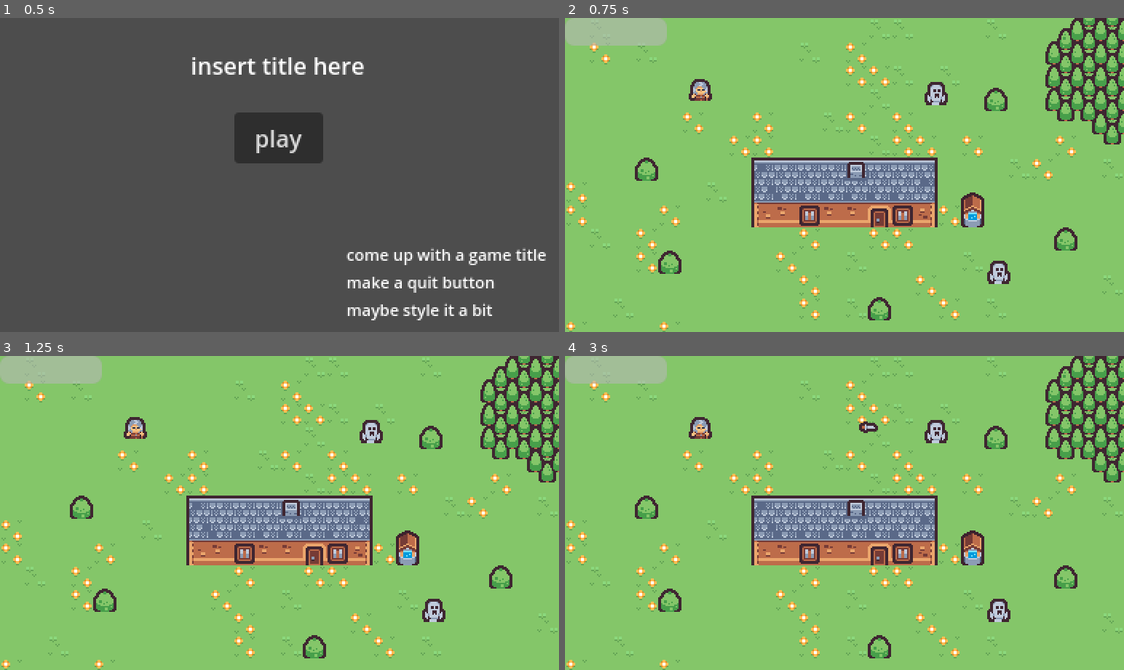
Above: before the commit, frames 1-4 (two rows, left to right).
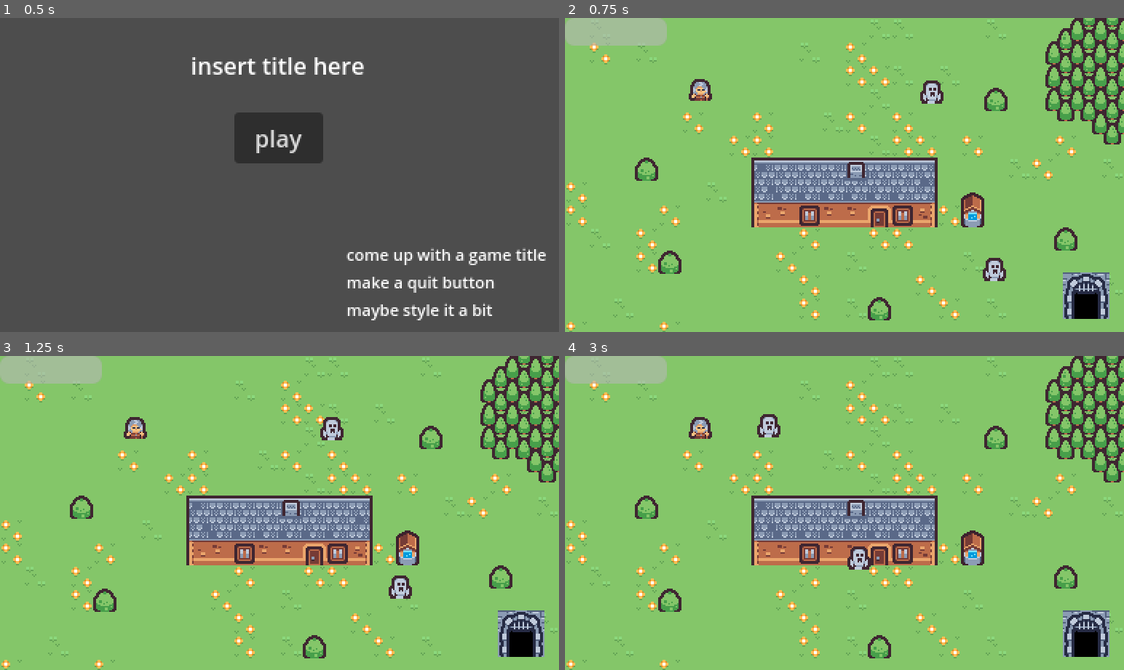
Above: after the commit, the same moments.

Repository: ElerosVecchio/godotintroworkshop
Game: Godot game, scene res://Scenes/mainmenu.tscn
The game is run twice, just before and just after one commit, with the same random seed, the same clock (stepped at 60 frames per second) and the same inputs. Sound files missing from this copy of the repository are replaced by a short silence.
Inputs:
- Up to frame 1 (0.5 s): no input
- Up to frame 2 (0.75 s): click "play" at 0.5 s
- Up to frame 3 (1.25 s): no input
- Up to frame 4 (3 s): tap Enter at 1.25 s; hold Right (attack_right) 1.28-2.03 s; hold Down (attack_down) 2.03-2.78 s; hold Right (attack_right) from 2.78 s (still down)

Frame 1 is identical in both runs. In frame 2, 1.8% of the frame differs, in the area x 63-98%, y 19-96%; in frame 3, 2.3%; in frame 4, 2.4%, in the area x 34-98%, y 18-96%.
Error after the commit: Parse Error: Expected indented block after function declaration. (res://Scripts/exit.gd:5)

Commit message:
final?

Diff:
--- /dev/null
+++ b/Scenes/exit.tscn
@@ -0,0 +1,31 @@
+[gd_scene load_steps=4 format=3 uid="uid://t7siwxnhfyqj"]
+
+[ext_resource type="Texture2D" uid="uid://cgr3bgvpl72tc" path="res://Assets/town_tiles.png" id="1_6yl4f"]
+[ext_resource type="Script" path="res://Scripts/exit.gd" id="1_q4p7i"]
+
+[sub_resource type="RectangleShape2D" id="RectangleShape2D_7xdif"]
+
+[node name="exit" type="Node2D"]
+script = ExtResource("1_q4p7i")
+
+[node name="ColorRect" type="ColorRect" parent="."]
+offset_left = -16.0
+offset_top = -16.0
+offset_right = 16.0
+offset_bottom = 16.0
+color = Color(0, 0, 0, 1)
+
+[node name="Sprite2D" type="Sprite2D" parent="."]
+texture = ExtResource("1_6yl4f")
+region_enabled = true
+region_rect = Rect2(48, 144, 32, 32)
+
+[node name="Area2D" type="Area2D" parent="."]
+collision_layer = 128
+collision_mask = 2
+
+[node name="CollisionShape2D" type="CollisionShape2D" parent="Area2D"]
+position = Vector2(0, 6)
+shape = SubResource("RectangleShape2D_7xdif")
+
+[connection signal="body_entered" from="Area2D" to="." method="_on_area_2d_body_entered"]
--- a/Scenes/ghost.tscn
+++ b/Scenes/ghost.tscn
@@ -1,12 +1,56 @@
-[gd_scene load_steps=4 format=3 uid="uid://brcuwrnom1na"]
+[gd_scene load_steps=9 format=3 uid="uid://brcuwrnom1na"]
 
 [ext_resource type="Script" path="res://Scripts/ghost.gd" id="1_62dap"]
 [ext_resource type="Texture2D" uid="uid://b5f8e1oxpu308" path="res://Assets/dungeon_tiles.png" id="1_piyyv"]
 
 [sub_resource type="RectangleShape2D" id="RectangleShape2D_7quvs"]
-size = Vector2(12, 15)
+size = Vector2(12, 5)
+
+[sub_resource type="RectangleShape2D" id="RectangleShape2D_ibxds"]
+size = Vector2(12, 14)
+
+[sub_resource type="Animation" id="Animation_8synp"]
+length = 0.001
+tracks/0/type = "value"
+tracks/0/imported = false
+tracks/0/enabled = true
+tracks/0/path = NodePath("Sprite2D:position")
+tracks/0/interp = 1
+tracks/0/loop_wrap = true
+tracks/0/keys = {
+"times": PackedFloat32Array(0),
+"transitions": PackedFloat32Array(1),
+"update": 0,
+"values": [Vector2(0, 0)]
+}
+
+[sub_resource type="Animation" id="Animation_q0amy"]
+resource_name = "float"
+loop_mode = 1
+tracks/0/type = "value"
+tracks/0/imported = false
+tracks/0/enabled = true
+tracks/0/path = NodePath("Sprite2D:position")
+tracks/0/interp = 1
+tracks/0/loop_wrap = true
+tracks/0/keys = {
+"times": PackedFloat32Array(0, 0.2, 0.5, 0.8, 1),
+"transitions": PackedFloat32Array(1, 1, 1, 1, 1),
+"update": 0,
+"values": [Vector2(0, 0), Vector2(0, -1), Vector2(0, -2), Vector2(0, -1), Vector2(0, 0)]
+}
+
+[sub_resource type="AnimationLibrary" id="AnimationLibrary_1alpk"]
+_data = {
+"RESET": SubResource("Animation_8synp"),
+"float": SubResource("Animation_q0amy")
+}
+
+[sub_resource type="RectangleShape2D" id="RectangleShape2D_nd2d2"]
+size = Vector2(10, 12)
 
 [node name="ghost" type="CharacterBody2D"]
+collision_layer = 32
 script = ExtResource("1_62dap")
 
 [node name="Sprite2D" type="Sprite2D" parent="."]
@@ -15,5 +59,29 @@
 region_rect = Rect2(16, 161, 16, 16)
 
 [node name="CollisionShape2D" type="CollisionShape2D" parent="."]
-position = Vector2(0, 0.5)
+position = Vector2(0, 5.5)
 shape = SubResource("RectangleShape2D_7quvs")
+
+[node name="Hurtbox" type="Area2D" parent="."]
+collision_layer = 8
+collision_mask = 16
+
+[node name="CollisionShape2D" type="CollisionShape2D" parent="Hurtbox"]
+position = Vector2(0, 1)
+shape = SubResource("RectangleShape2D_ibxds")
+
+[node name="AnimationPlayer" type="AnimationPlayer" parent="."]
+autoplay = "float"
+libraries = {
+"": SubResource("AnimationLibrary_1alpk")
+}
+
+[node name="Hitbox" type="Area2D" parent="."]
+collision_layer = 64
+collision_mask = 4
+
+[node name="CollisionShape2D" type="CollisionShape2D" parent="Hitbox"]
+position = Vector2(0, 1)
+shape = SubResource("RectangleShape2D_nd2d2")
+
+[connection signal="area_entered" from="Hurtbox" to="." method="_on_hurtbox_area_entered"]
--- a/Scenes/knife.tscn
+++ b/Scenes/knife.tscn
@@ -1,10 +1,14 @@
-[gd_scene load_steps=4 format=3 uid="uid://dkqbfqcwyb4do"]
+[gd_scene load_steps=6 format=3 uid="uid://dkqbfqcwyb4do"]
 
 [ext_resource type="Texture2D" uid="uid://b5f8e1oxpu308" path="res://Assets/dungeon_tiles.png" id="1_8aywc"]
 [ext_resource type="Script" path="res://Scripts/knife.gd" id="1_bgmgd"]
+[ext_resource type="Script" path="res://Scripts/knifehitbox.gd" id="3_i6dld"]
 
 [sub_resource type="RectangleShape2D" id="RectangleShape2D_yp5j8"]
 size = Vector2(6, 11)
+
+[sub_resource type="RectangleShape2D" id="RectangleShape2D_152tc"]
+size = Vector2(8, 13)
 
 [node name="knife" type="CharacterBody2D"]
 script = ExtResource("1_bgmgd")
@@ -17,3 +21,14 @@
 [node name="CollisionShape2D" type="CollisionShape2D" parent="."]
 position = Vector2(0, -0.5)
 shape = SubResource("RectangleShape2D_yp5j8")
+
+[node name="hitbox" type="Area2D" parent="."]
+collision_layer = 16
+collision_mask = 8
+script = ExtResource("3_i6dld")
+
+[node name="CollisionShape2D" type="CollisionShape2D" parent="hitbox"]
+position = Vector2(0, -0.5)
+shape = SubResource("RectangleShape2D_152tc")
+
+[connection signal="area_entered" from="hitbox" to="." method="_on_hitbox_area_entered"]
--- a/Scenes/level1.tscn
+++ b/Scenes/level1.tscn
@@ -1,9 +1,11 @@
-[gd_scene load_steps=5 format=3 uid="uid://dl5f2cmlonbwx"]
+[gd_scene load_steps=7 format=3 uid="uid://dl5f2cmlonbwx"]
 
 [ext_resource type="PackedScene" uid="uid://cuofuijmnjivy" path="res://Scenes/player.tscn" id="1_7cudc"]
 [ext_resource type="TileSet" uid="uid://bhxjxuar2i5as" path="res://Assets/tileset.tres" id="2_a5hiy"]
 [ext_resource type="PackedScene" uid="uid://brcuwrnom1na" path="res://Scenes/ghost.tscn" id="3_lmidh"]
 [ext_resource type="PackedScene" uid="uid://drl5cdvoo4570" path="res://Scenes/hud.tscn" id="4_ft25x"]
+[ext_resource type="PackedScene" uid="uid://t7siwxnhfyqj" path="res://Scenes/exit.tscn" id="5_7sp10"]
+[ext_resource type="PackedScene" uid="uid://cgtp6ehro1iwi" path="res://Scenes/level2.tscn" id="6_40nbp"]
 
 [node name="level1" type="Node2D"]
 
@@ -20,6 +22,10 @@
 layer_1/z_index = 0
 layer_1/tile_data = PackedInt32Array(393224, 0, 4, 458760, 0, 5, 458761, 65536, 5, 458762, 65536, 5, 458763, 65536, 5,  …(811 unchanged characters)…
 
+[node name="exit" parent="." instance=ExtResource("5_7sp10")]
+position = Vector2(358, 191)
+nextScene = ExtResource("6_40nbp")
+
 [node name="Player" parent="." instance=ExtResource("1_7cudc")]
 position = Vector2(93, 49)
 
--- /dev/null
+++ b/Scenes/level2.tscn
@@ -0,0 +1,11 @@
+[gd_scene load_steps=3 format=3 uid="uid://cgtp6ehro1iwi"]
+
+[ext_resource type="PackedScene" uid="uid://cuofuijmnjivy" path="res://Scenes/player.tscn" id="1_ptaaj"]
+[ext_resource type="PackedScene" uid="uid://drl5cdvoo4570" path="res://Scenes/hud.tscn" id="2_b41of"]
+
+[node name="level2" type="Node2D"]
+
+[node name="Player" parent="." instance=ExtResource("1_ptaaj")]
+position = Vector2(52, 67)
+
+[node name="hud" parent="." instance=ExtResource("2_b41of")]
--- a/Scenes/player.tscn
+++ b/Scenes/player.tscn
@@ -6,8 +6,8 @@
 [sub_resource type="RectangleShape2D" id="RectangleShape2D_5s5de"]
 size = Vector2(10, 5)
 
-[sub_resource type="Animation" id="Animation_dlqff"]
-resource_name = "idle"
+[sub_resource type="Animation" id="Animation_jjd3p"]
+length = 0.001
 tracks/0/type = "value"
 tracks/0/imported = false
 tracks/0/enabled = true
@@ -33,8 +33,8 @@
 "values": [0.0]
 }
 
-[sub_resource type="Animation" id="Animation_jjd3p"]
-length = 0.001
+[sub_resource type="Animation" id="Animation_dlqff"]
+resource_name = "idle"
 tracks/0/type = "value"
 tracks/0/imported = false
 tracks/0/enabled = true
@@ -96,7 +96,12 @@
 "walk": SubResource("Animation_v7x5k")
 }
 
+[sub_resource type="RectangleShape2D" id="RectangleShape2D_xxpse"]
+size = Vector2(8, 10)
+
 [node name="Player" type="CharacterBody2D"]
+collision_layer = 2
+collision_mask = 129
 script = ExtResource("1_hl3h8")
 
 [node name="Sprite2D" type="Sprite2D" parent="."]
@@ -116,4 +121,13 @@
 
 [node name="invulntimer" type="Timer" parent="."]
 
+[node name="hitbox" type="Area2D" parent="."]
+collision_layer = 4
+collision_mask = 64
+
+[node name="CollisionShape2D" type="CollisionShape2D" parent="hitbox"]
+position = Vector2(0, 2)
+shape = SubResource("RectangleShape2D_xxpse")
+
 [connection signal="timeout" from="invulntimer" to="." method="_on_invulntimer_timeout"]
+[connection signal="area_entered" from="hitbox" to="." method="_on_hitbox_area_entered"]
--- /dev/null
+++ b/Scenes/sound.tscn
@@ -0,0 +1,10 @@
+[gd_scene load_steps=2 format=3 uid="uid://duyptwk8m46l6"]
+
+[ext_resource type="Script" path="res://Scripts/sound.gd" id="1_l0ffm"]
+
+[node name="sound" type="Node2D"]
+script = ExtResource("1_l0ffm")
+
+[node name="AudioStreamPlayer" type="AudioStreamPlayer" parent="."]
+
+[connection signal="finished" from="AudioStreamPlayer" to="." method="_on_audio_stream_player_finished"]
--- /dev/null
+++ b/Scripts/exit.gd
@@ -0,0 +1,6 @@
+extends Node2D
+
+@export var nextScene: PackedScene
+
+func _on_area_2d_body_entered(_body):
+	# change the scene to nextScene
--- a/Scripts/ghost.gd
+++ b/Scripts/ghost.gd
@@ -1,20 +1,31 @@
 extends CharacterBody2D
+
+# bad bad never do this
+# do as i say not as i do
+@onready var player = get_parent().get_node("Player")
 
 var health: int = 2
 
+@onready var audioplayer = preload("res://Scenes/sound.tscn")
+@onready var hurtsound = preload("res://Assets/sounds/footstep_snow_004.ogg")
+@onready var diesound = preload("res://Assets/sounds/footstep_snow_001.ogg")
+
 func hurt():
-	health -= 1
-	if health <= 0:
-		die()
+	var inst = audioplayer.instantiate()
+	get_tree().get_root().add_child(inst)
+	# reduce health
+	# then check if health is 0, call die
+	# also play sounds, use inst.play(soundname)
 
 func die():
 	queue_free()
 
 func _physics_process(delta):
+	if player != null:
+		var direction = (player.global_position - global_position).normalized()
+		velocity = velocity.move_toward(direction * 50, 200 * delta)
 	move_and_slide()
-	var collision = get_last_slide_collision()
-	if collision == null:
-		return
-	var collider = collision.get_collider()
-	if collider.has_method("hurt"):
-		collider.hurt()
+
+func _on_hurtbox_area_entered(area):
+	velocity = area.knockback_vector * 100
+	hurt()
--- a/Scripts/hud.gd
+++ b/Scripts/hud.gd
@@ -4,7 +4,7 @@
 
 func _ready():
 	var player = get_parent().get_node("Player")
-	player.player_hurt.connect(set_health)
+	# connect to the player's player_hurt signal
 
 func set_health(val):
 	healthbar.value = val * 100
--- a/Scripts/knife.gd
+++ b/Scripts/knife.gd
@@ -2,7 +2,10 @@
 
 const SPEED: int = 500
 
+@onready var hitbox = $hitbox
+
 func setup(direction: Vector2):
+	hitbox.knockback_vector = direction
 	match direction:
 		Vector2.UP:
 			rotation_degrees = 0
@@ -14,12 +17,12 @@
 			rotation_degrees = 270
 	velocity = direction * SPEED
 
-func _physics_process(delta):
+func _physics_process(_delta):
 	move_and_slide()
 	var collision = get_last_slide_collision()
 	if collision == null:
 		return
-	var collider = collision.get_collider()
-	if collider.has_method("hurt"):
-		collider.hurt()
 	queue_free()
+
+func _on_hitbox_area_entered(_area):
+	queue_free()
--- /dev/null
+++ b/Scripts/knifehitbox.gd
@@ -0,0 +1,3 @@
+extends Area2D
+
+var knockback_vector = Vector2.UP
--- a/Scripts/player.gd
+++ b/Scripts/player.gd
@@ -8,20 +8,23 @@
 @onready var dagger = preload("res://Scenes/knife.tscn")
 @onready var invulntimer = $invulntimer
 
-var max_health: float = 3.0
-var current_health: float = max_health
+@onready var audioplayer = preload("res://Scenes/sound.tscn")
+@onready var hurtsound = preload("res://Assets/sounds/footstep_snow_004.ogg")
+@onready var diesound = preload("res://Assets/sounds/footstep_snow_001.ogg")
+
 var invuln: bool = false
 
 # play with these values
 # see how it changes movement
 const SPEED: int = 150
 const ACCELERATION: int = 500
+var max_health: float = 3.0
+var current_health: float = max_health
 
 func _physics_process(delta):
 	var direction: Vector2 = Vector2.ZERO
 
-	direction.x = Input.get_action_strength("right") - Input.get_action_strength("left")
-	direction.y = Input.get_action_strength("backward") - Input.get_action_strength("forward")
+	# set the x and y parts of direction using Input.get_action_strength
 	direction = direction.normalized()
 
 	if direction != Vector2.ZERO:
@@ -38,14 +41,8 @@
 	if event is InputEventKey:
 		if event.is_action_pressed("pause"):
 			get_tree().quit()
-		if event.is_action_pressed("attack_up"):
-			throw_dagger(Vector2.UP)
-		elif event.is_action_pressed("attack_down"):
-			throw_dagger(Vector2.DOWN)
-		elif event.is_action_pressed("attack_left"):
-			throw_dagger(Vector2.LEFT)
-		elif event.is_action_pressed("attack_right"):
-			throw_dagger(Vector2.RIGHT)
+		#check if the attack_dir actions have been pressed (Project > Project Settings > Input Map) for names
+		#if yes, throw dagger in that direction
 
 func throw_dagger(direction: Vector2):
 	var inst = dagger.instantiate()
@@ -58,13 +55,18 @@
 		return
 	invuln = true
 	invulntimer.start()
-	current_health -= 1
-	player_hurt.emit(current_health / max_health)
-	if current_health <= 0:
-		die()
+	var inst = audioplayer.instantiate()
+	get_tree().get_root().add_child(inst)
+	# reduce health
+	# then check if health is 0, call die
+	# also play sounds, use inst.play(soundname)
+	# emit the player hurt signal with current_health / max_health
 
 func die():
-	queue_free()
+	get_tree().reload_current_scene()
 
 func _on_invulntimer_timeout():
 	invuln = false
+
+func _on_hitbox_area_entered(_area):
+	hurt()
--- /dev/null
+++ b/Scripts/sound.gd
@@ -0,0 +1,10 @@
+extends Node2D
+
+@onready var player = $AudioStreamPlayer
+
+func play(sound: AudioStream):
+	player.stream = sound
+	player.play()
+
+func _on_audio_stream_player_finished():
+	queue_free()
--- a/project.godot
+++ b/project.godot
@@ -71,6 +71,15 @@
 ]
 }
 
+[layer_names]
+
+2d_physics/layer_1="World"
+2d_physics/layer_2="Player"
+2d_physics/layer_3="PlayerHurtbox"
+2d_physics/layer_4="EnemyHurtbox"
+2d_physics/layer_5="WeaponHitbox"
+2d_physics/layer_6="Enemy"
+
 [rendering]
 
 textures/canvas_textures/default_texture_filter=0
Not shown: 1 places in Scenes/player.tscn that only renumber resources
